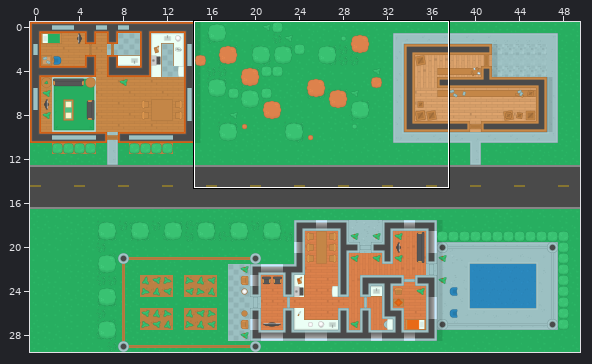
One commit to this Tiled map: maps/tiled1.tmx. Above, an overview of the earlier version with the close-up marked.
Close-up. Before:
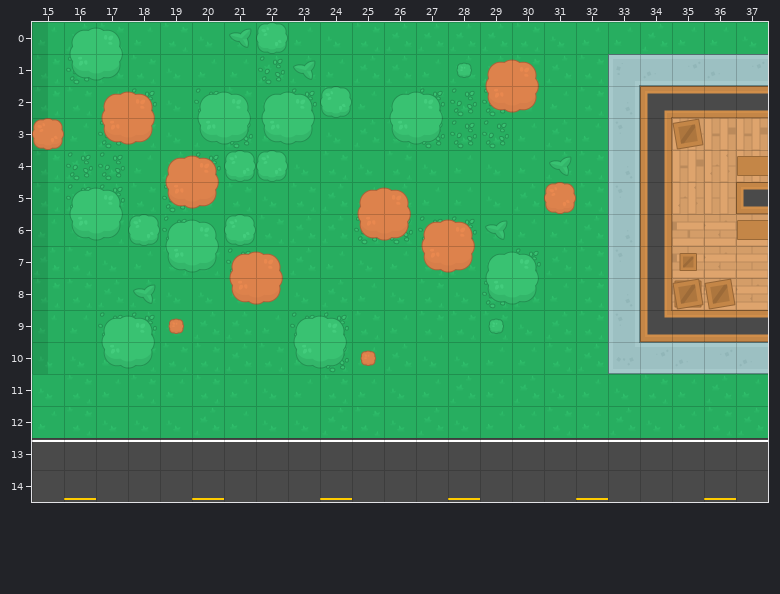
Cells are 64x64 px. Shown: x 15..37, y 0..14.
New version:
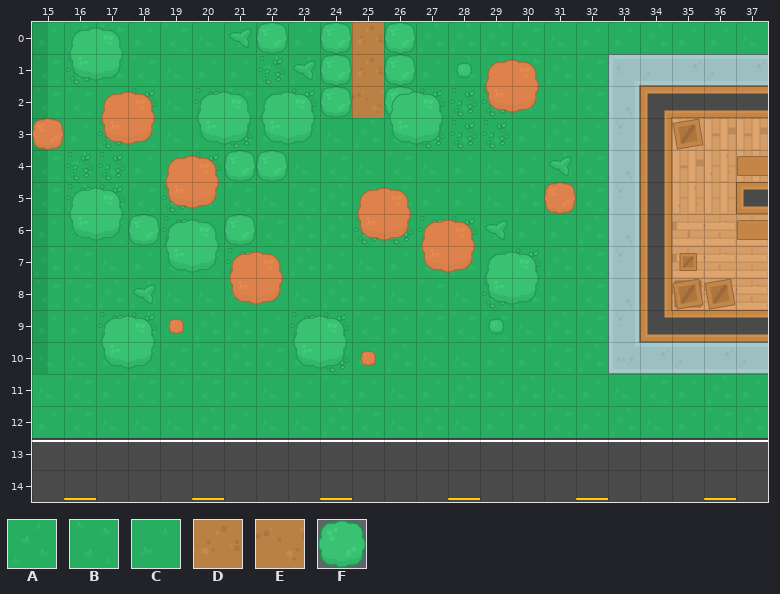
Key: from "Kenney Topdown Pack": A 0, B 1, C 2, D 4, E 5, F 182.
_ is an empty cell, . an unchanged one.
Changes in this commit:
--- layer "Ground"
@@ x 25..25 @@
- 0 B
- 1 A
- 2 C
+ 0 D
+ 1 D
+ 2 E
--- layer "Decorations"
@@ x 26..26 @@
- 2 _
+ 2 F
--- layer "Trees"
@@ x 24..26 @@
- 0 _._
- 1 _._
+ 0 F.F
+ 1 F.F
Pixel boxes of the changes (left, top, right, bottom) in both close-ups:
changed: (320, 22, 416, 118)
